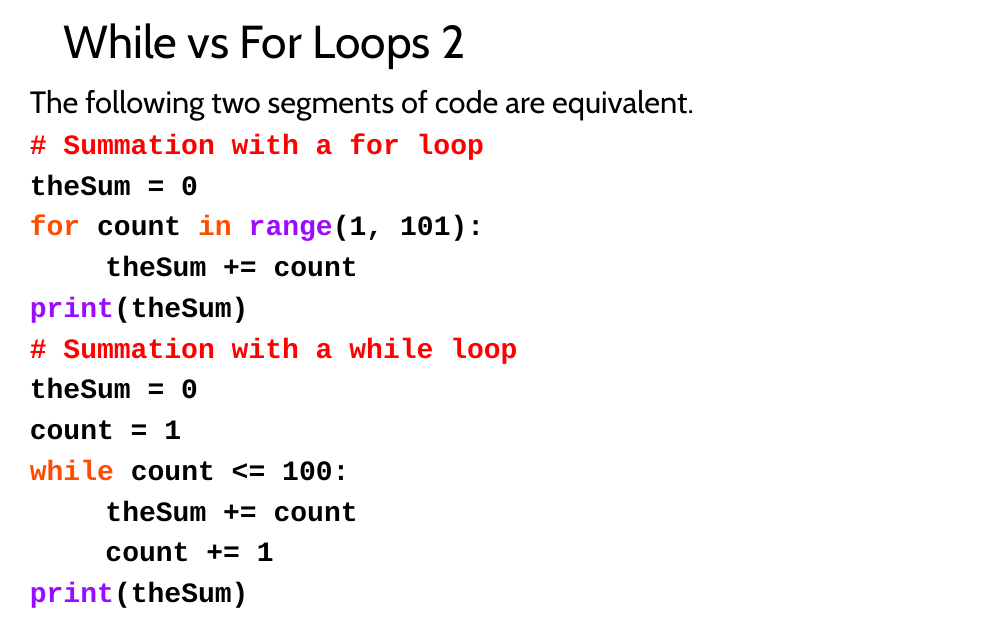
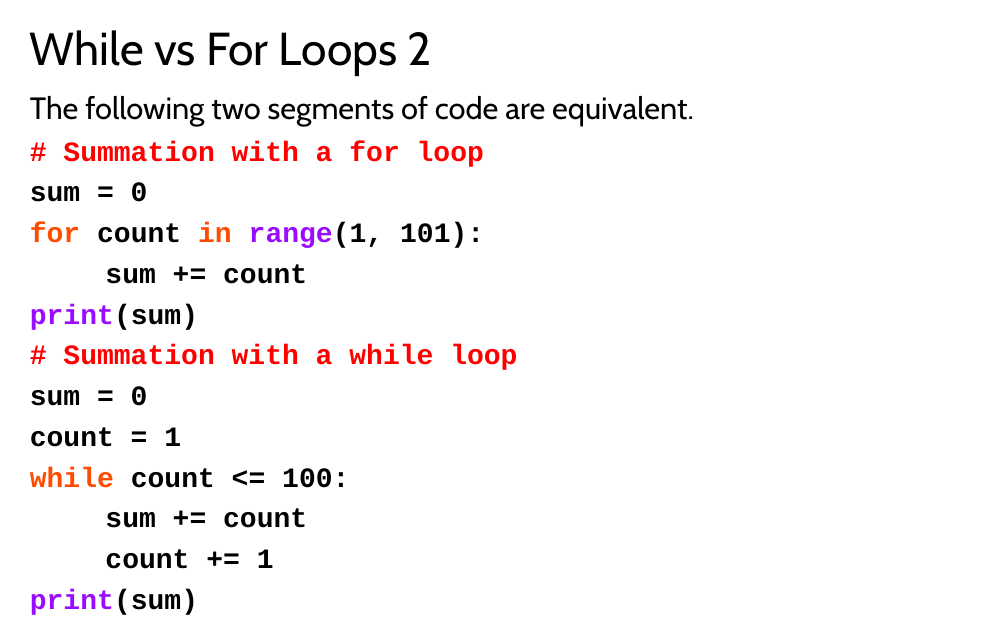
Before and after one commit to LongBaoNguyen/longbaonguyen.github.io, a slide deck: slide 5 of courses/apcsp/lect6.pptx. Drawn at 1008x630 pixels with LibreOffice and Linux fonts; fonts in the diff are those of the drawing. Boxes give left, top, right and bottom in pixels: in the first picture for what was removed or moved away, otherwise in the second. Text is boxed around its words. In the diff, an @@ line names an element or a change of style, - is before the commit and + after.

```diff
--- a/courses/apcsp/lect6.pptx
+++ b/courses/apcsp/lect6.pptx
@@ title "While vs For Loops 2": place and size @@
-title "While vs For Loops 2" at <box>63,23,465,69</box>
+title "While vs For Loops 2" at <box>30,30,432,76</box>
@@ text at <box>30,182,148,202</box>: text changed @@
-theSum = 0
+sum = 0
@@ text at <box>30,264,307,330</box>: text changed @@
-theSum += count
-print(theSum)
+sum += count
+print(sum)
@@ text at <box>30,386,148,406</box>: text changed @@
-theSum = 0
+sum = 0
@@ text at <box>105,508,307,528</box>: text changed @@
-theSum += count
+sum += count
@@ text at <box>30,589,198,615</box>: text changed; text colour #000000 to #990CFF @@
-print(theSum)
+print(sum)
```
Also in this commit, not shown: 10 other slides changed, 1 other file.
